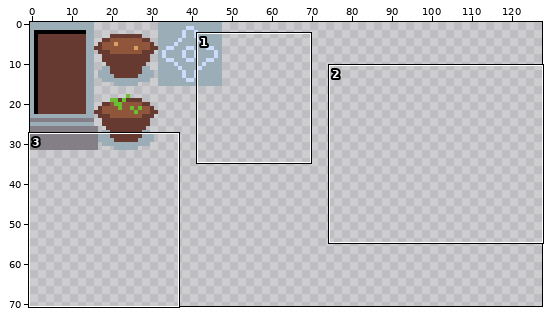
Sprite sheet: data/sprite/tilesheet.png. Above, an overview of the earlier version with the close-up marked.
Close-up. Earlier state:
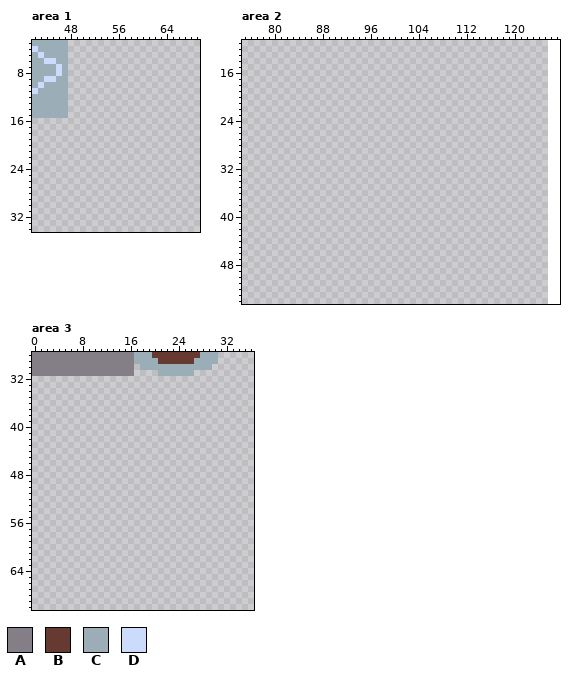
The file is 126x126 pixels. Shown: area 1: x 42..69, y 3..34; area 2: x 75..127, y 11..54; area 3: x 0..36, y 28..70. The old version is drawn lined up with the new one, on the new canvas. The wide view leaves out empty margins.
Palette (. is transparent): A #847e87  B #663931  C #9badb7  D #cbdbfc
Pixels before, area 1, first column x 42:
 3 CCCCCC
 4 DCCCCC
 5 CDCCCC
 6 CCDDCC
 7 CCCCDC
 8 CCCCDC
 9 CCDDCC
10 CDCCCC
11 DCCCCC
12 CCCCCC
13 CCCCCC
14 CCCCCC
15 CCCCCC
Pixels before, area 3, first column x 0:
28 AAAAAAAAAAAAAAAAACCCBBBBBBBBCCC
29 AAAAAAAAAAAAAAAAACCCCBBBBBBCCCC
30 AAAAAAAAAAAAAAAAA.CCCCCCCCCCCC.
31 AAAAAAAAAAAAAAAAA....CCCCCC....
The same view after the edit:
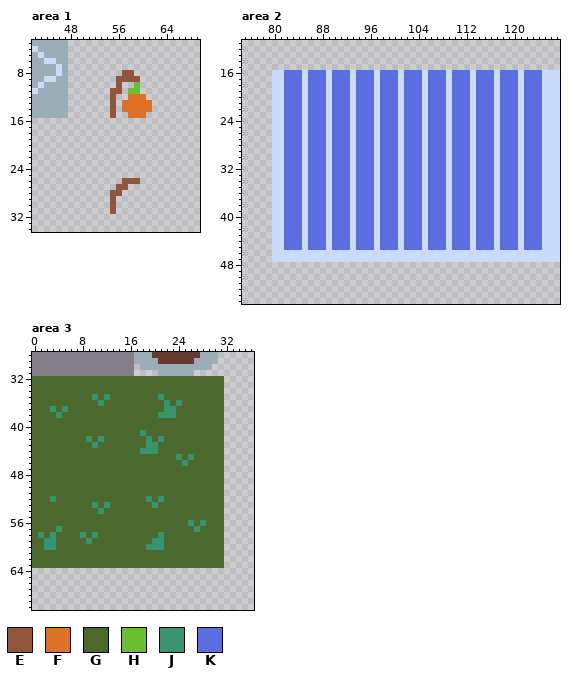
Colours new in this view: E #8f563b  F #df7126  G #4b692f  H #6abe30  J #37946e  K #5b6ee1
Difference:
canvas 126x126 -> 128x128
Area 1:
Colour E is added in row 8 at x 57 to 58; in row 9 at x 56 to 59; in row 10 at x 56; in row 11 at x 55 to 56; in rows 12 to 15 at x 55; in row 26 at x 57 to 59.
Colour E is added in row 27 at x 56 to 57; in row 28 at x 55 to 56; in rows 29 to 31 at x 55.
Colour F is added in row 12 at x 58 to 60; in rows 13 to 14 at x 57 to 61; in row 15 at x 58 to 60.
Colour H is added in row 10 at x 59; in row 11 at x 58 to 59.
Area 2:
Colour D is added in rows 16 to 45 at x 80 to 81, 85, 89, 93, 97, 101, 105, 109, 113, 117, 121 and 125 to 127; in rows 46 to 47 at x 80 to 127.
Colour K is added in rows 16 to 45 at x 82 to 84, 86 to 88, 90 to 92, 94 to 96, 98 to 100, 102 to 104, 106 to 108, 110 to 112, 114 to 116, 118 to 120 and 122 to 124.
Area 3:
Colour G is added in rows 32 to 34 at x 0 to 31; in row 35 at x 0 to 9, 11, 13 to 20 and 22 to 31; in row 36 at x 0 to 10, 12 to 21, 23 and 25 to 31; in row 37 at x 0 to 2, 4, 6 to 21 and 24 to 31; in row 38 at x 0 to 3, 5 to 20 and 24 to 31; in rows 39 to 40 at x 0 to 31.
Colour G is added in row 41 at x 0 to 17 and 19 to 31; in row 42 at x 0 to 8, 10, 12 to 18, 20 and 22 to 31; in row 43 at x 0 to 9, 11 to 18 and 21 to 31; in row 44 at x 0 to 17 and 21 to 31; in row 45 at x 0 to 23, 25 and 27 to 31; in row 46 at x 0 to 24 and 26 to 31.
Colour G is added in rows 47 to 51 at x 0 to 31; in row 52 at x 0 to 2, 4 to 18, 20 and 22 to 31; in row 53 at x 0 to 9, 11, 13 to 19 and 21 to 31; in row 54 at x 0 to 10 and 12 to 31; in row 55 at x 0 to 31; in row 56 at x 0 to 25, 27 and 29 to 31.
Colour G is added in row 57 at x 0 to 3, 5 to 26 and 28 to 31; in row 58 at x 0, 2, 4 to 7, 9, 11 to 20 and 22 to 31; in row 59 at x 0 to 1, 4 to 8, 10 to 19 and 22 to 31; in row 60 at x 0 to 1, 4 to 18 and 22 to 31; in rows 61 to 63 at x 0 to 31.
Colour J is added in row 35 at x 10, 12 and 21; in row 36 at x 11, 22 and 24; in row 37 at x 3, 5 and 22 to 23; in row 38 at x 4 and 21 to 23; in row 41 at x 18; in row 42 at x 9, 11, 19 and 21.
Colour J is added in row 43 at x 10 and 19 to 20; in row 44 at x 18 to 20; in row 45 at x 24 and 26; in row 46 at x 25; in row 52 at x 3, 19 and 21; in row 53 at x 10, 12 and 20.
Colour J is added in row 54 at x 11; in row 56 at x 26 and 28; in row 57 at x 4 and 27; in row 58 at x 1, 3, 8, 10 and 21; in row 59 at x 2 to 3, 9 and 20 to 21; in row 60 at x 2 to 3 and 19 to 21.
